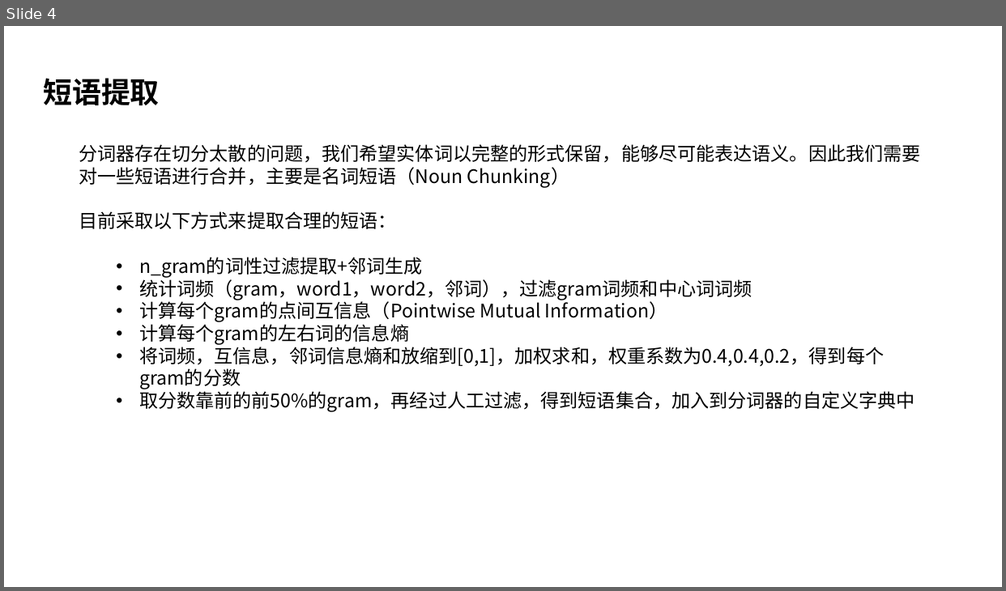
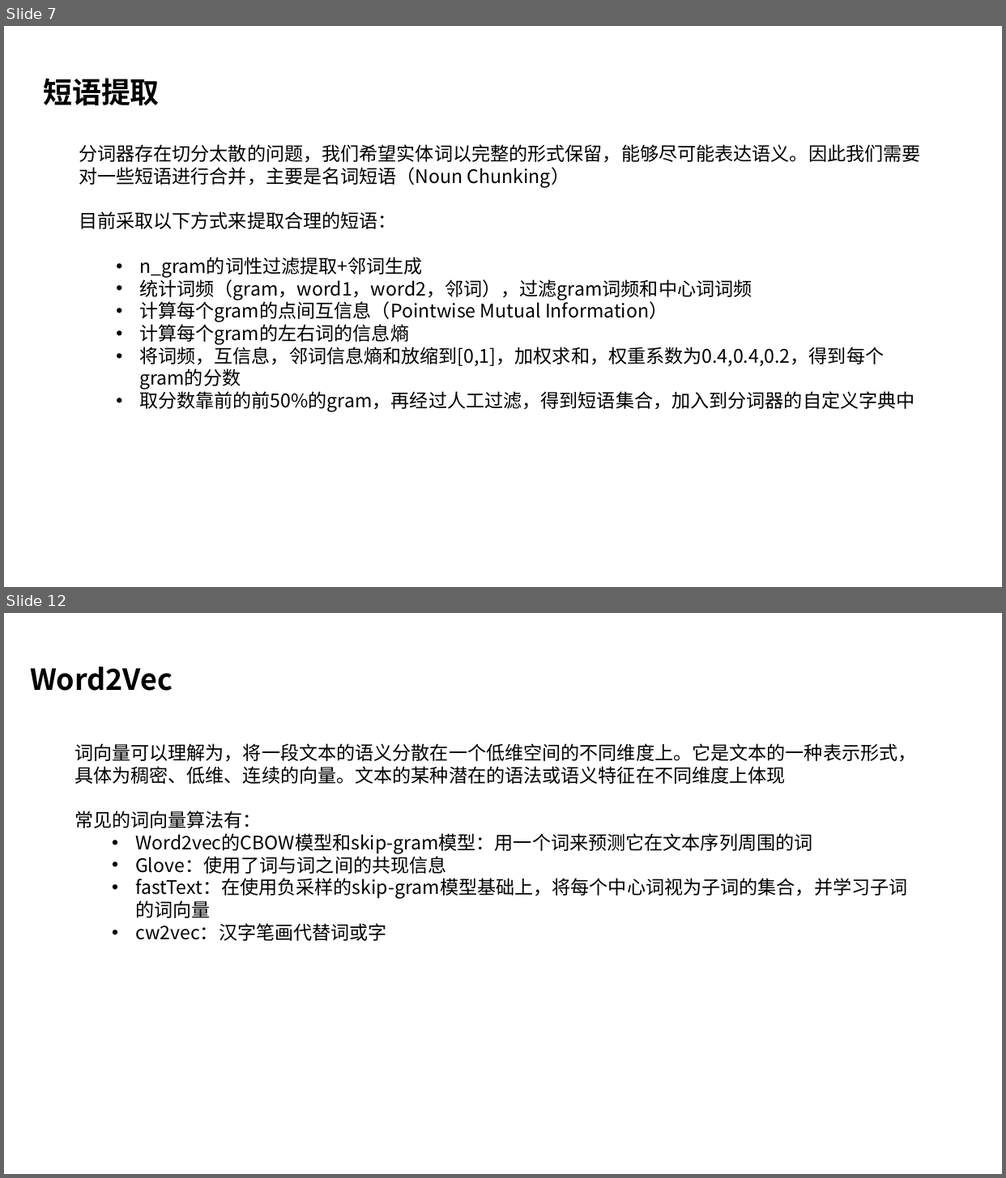
Before and after one commit to stevewyl/csr_report, a slide deck: CSR报告文本处理流程.pptx. Shown one above the other, each under a label of ours: slide 4 before the commit, slides 7 and 12 after it; the slides between them are not shown. The pictures are 1006x591 and 1006x1178 pixels, drawn with LibreOffice and Linux fonts; fonts in the diff are those of the drawing. Boxes give left, top, right and bottom in pixels: in the first picture for what was removed or moved away, otherwise in the second. Text is boxed around its words. In the diff, an @@ line names an element or a change of style, - is before the commit and + after.

```diff
--- a/CSR报告文本处理流程.pptx
+++ b/CSR报告文本处理流程.pptx
@@ slide 12 added at <box>4,613,1002,1174</box>, background #FFFFFF @@
@@ text added at <box>30,666,172,691</box>, 28 pt, text #000000, bold @@
+Word2Vec
@@ text added at <box>74,743,916,941</box>, 18 pt, text #000000 @@
+词向量可以理解为，将一段文本的语义分散在一个低维空间的不同维度上。它是文本的一种表示形式，具体为稠密、低维、连续的向量。文本的某种潜在的语法或语义特征在不同维度上体现
+常见的词向量算法有：
+  • Word2vec的CBOW模型和skip-gram模型：用一个词来预测它在文本序列周围的词
+  • Glove：使用了词与词之间的共现信息
+  • fastText：在使用负采样的skip-gram模型基础上，将每个中心词视为子词的集合，并学习子词的词向量
+  • cw2vec：汉字笔画代替词或字
@@ what was slide 4 is now slide 7 @@
```
Also in this commit, not shown: 5 slides changed, 6 other slides added, 1 slide removed, 31 other files.
